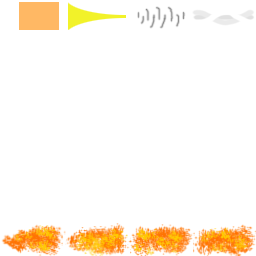
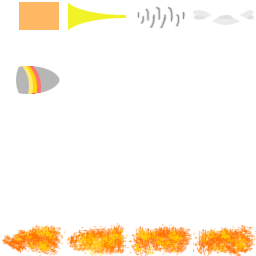
The second (256, 256) image is a revision of the first. Changes to its layers:
added group "Grenade" with 3 layers above "Salt Bullet" over (16, 66, 60, 94)
added layer "Layer 4" (overlay) in group "Grenade" over (25, 66, 41, 94)
added layer "Layer 5" (overlay) in group "Grenade" over (21, 66, 37, 94)
added layer "Shell" in group "Grenade" over (16, 66, 60, 94)
